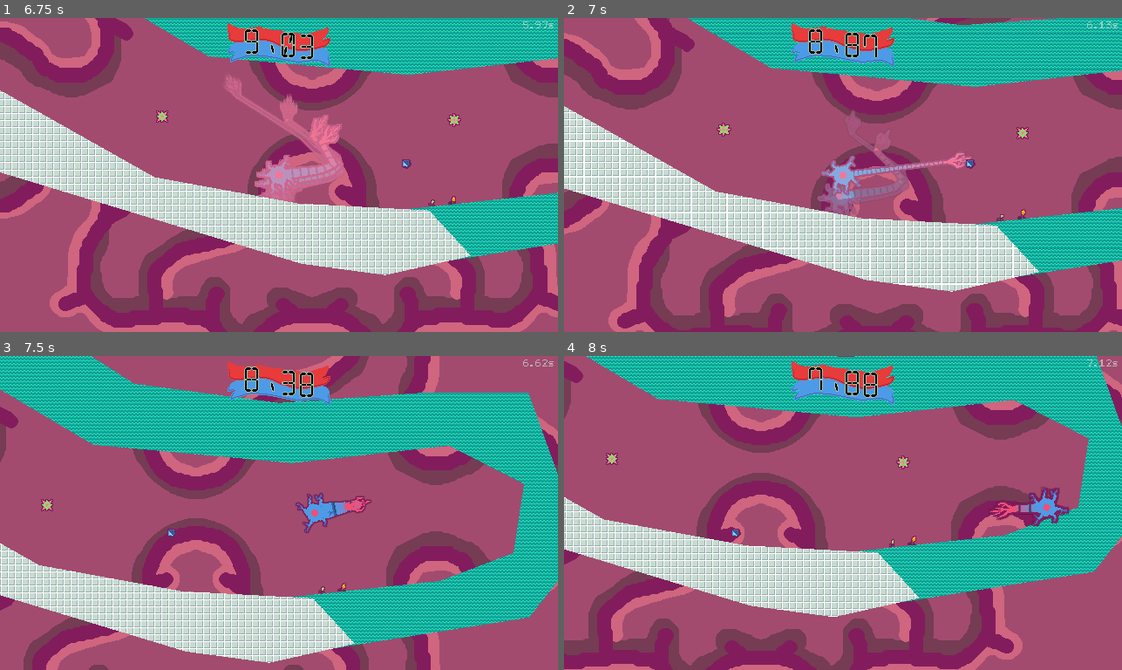
Above: before the commit, frames 1-4 (two rows, left to right).
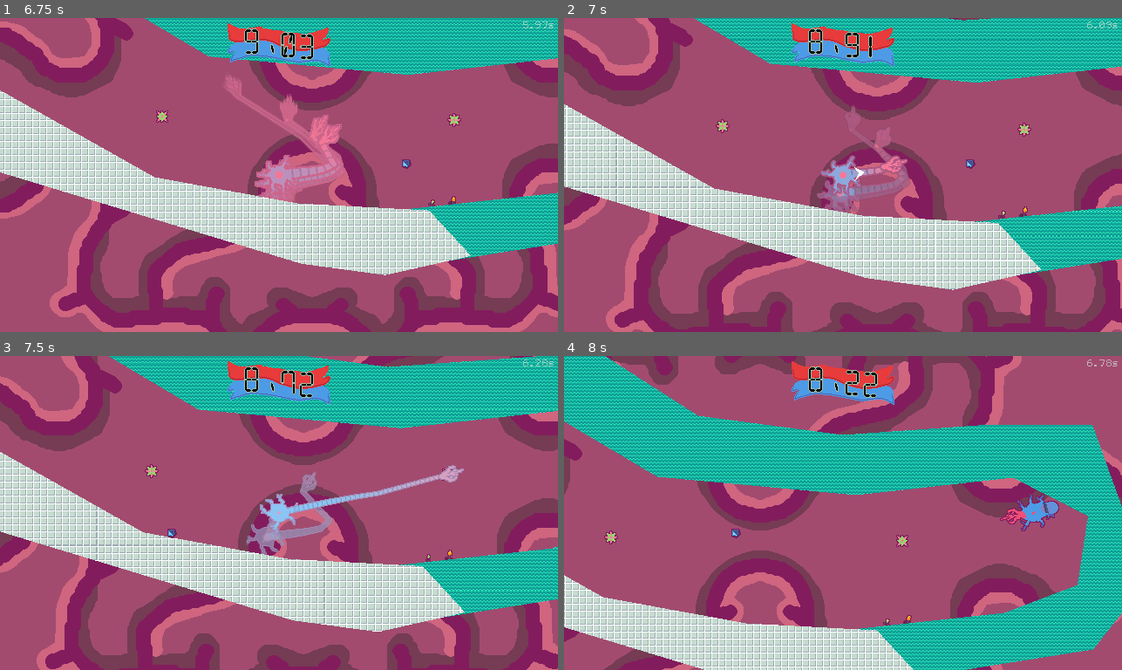
Above: after the commit, the same moments.

Repository: bnhrl/MomentumIsEverythingCountDown
Game: Godot game, scene res://Game/Levels/Level12/level_12.tscn
Two runs of this game, one before a commit and one after it. Both use one fixed random seed, a clock stepped at 60 frames per second and the inputs below. This scene is started directly instead of the project's main scene. Sound files missing from this copy of the repository are replaced by a short silence.
Inputs (mouse positions are in pixels of both pictures, inside the frame that each line leads up to):
- Up to frame 1 (6.75 s): move the mouse to (401, 159) at 0.52 s; hold D (right) 0.53-1.28 s; click (401, 159) at 0.6 s; move the mouse to (167, 190) at 1.27 s; hold S (down) 1.28-2.03 s; click (167, 190) at 1.35 s; move the mouse to (334, 105) at 2.02 s; hold D (right) 2.03-2.78 s; hold Space (reserve_ion) 2.03-2.78 s; click (334, 105) at 2.3 s; move the mouse to (251, 237) at 2.77 s; hold W (up) 2.78-3.53 s; click (251, 237) at 2.85 s; move the mouse to (446, 222) at 3.52 s; hold A (left) 3.53-5.03 s; click (446, 222) at 3.6 s; move the mouse to (111, 127) at 4.27 s; tap Space (reserve_ion) at 4.35 s; click (111, 127) at 4.55 s; move the mouse to (306, 175) at 5.02 s; hold S (down) 5.03-5.78 s; click (306, 175) at 5.1 s; move the mouse to (195, 96) at 5.77 s; hold D (right) 5.78-6.53 s; click (195, 96) at 5.85 s; move the mouse to (401, 159) at 6.52 s; hold W (up) from 6.53 s (still down); hold Space (reserve_ion) from 6.53 s (still down)
- Up to frame 2 (7 s): keep holding W (up); keep holding Space (reserve_ion); click (965, 159) at 6.8 s
- Up to frame 3 (7.5 s): move the mouse to (167, 528) at 7.27 s; release W (up) at 7.28 s; release Space (reserve_ion) at 7.28 s; hold D (right) from 7.28 s (still down); click (167, 528) at 7.35 s
- Up to frame 4 (8 s): keep holding D (right)

Frame 1 is identical in both runs. In frame 2, 28% of the frame differs, in the area x 0-100%, y 0-100%; in frame 3, 75%; in frame 4, 82%.

Commit message:
Fixed going over Level13 after completing the game, improved(?) intensify effect, KILLED brain fog

Diff:
--- a/Assets/Shaders/brain_fog_2d.gdshader
+++ b/Assets/Shaders/brain_fog_2d.gdshader
@@ -29,6 +29,7 @@
 	return uv;
 }
 
+// I don't actually know if this is what quantizing is. Don't @ me.
 vec4 quantize(vec4 input, float amount) {
 	input *= amount;
 	input = floor(input);
--- a/Assets/Shaders/effect_intensify.gdshader
+++ b/Assets/Shaders/effect_intensify.gdshader
@@ -1,16 +1,22 @@
 shader_type canvas_item;
 
 uniform sampler2D screen_texture : hint_screen_texture, repeat_disable, filter_nearest;
-uniform float rounding = 2;
+uniform float rounding = 10.0;
 
-float round_to_decimal(float num) {
-    return round(num * pow(10.0, float(rounding))) / pow(10.0, float(rounding));
+// I don't actually know if this is what quantizing is. Don't @ me.
+vec4 quantize(vec4 input, float amount) {
+	input *= amount;
+	input = floor(input);
+	input /= amount;
+	return input;
 }
 
 void fragment() {
-	vec4 color = texture(screen_texture, SCREEN_UV);
-	color.r = round_to_decimal(color.r);
-	color.g = round_to_decimal(color.g);
-	color.b = round_to_decimal(color.b);
+	vec2 uv = SCREEN_UV;
+	uv.x += sin(TIME)*0.01;
+	vec4 color = texture(screen_texture, uv);
+	color = quantize(color, rounding);
+	color.b *= clamp(rounding - 3.5, 0.67, 1.0);
+	color.g *= clamp(rounding - 3.5, 0.75, 1.0);
     COLOR = color;
 }
--- a/Game/Levels/_Base/level.gd
+++ b/Game/Levels/_Base/level.gd
@@ -3,6 +3,7 @@
 @export var outline_color := Color("3e3546")
 @onready var time_label: RichTextLabel = $UILayer/TimeLabel
 @onready var brain_fog: ColorRect = %BrainFog
+var brain_fog_enabled := false
 
 func _ready() -> void:
 	if Engine.is_editor_hint():
@@ -16,10 +17,14 @@
 		push_error("Navigation is not baked on " + name + "! Fix that!!")
 
 	Camera.set_bounds($Bounds.position, $Bounds.size + $Bounds.position)
-	%BrainFog.show()
-	%BrainFog.color.a = 0.0
-	%BrainFog.size = $Bounds.size
-	$BrainFog.position = $Bounds.position
+	brain_fog_enabled = Data.save_data.get("brain_fog", false)
+	if brain_fog_enabled:
+		%BrainFog.show()
+		%BrainFog.color.a = 0.0
+		%BrainFog.size = $Bounds.size
+		%BrainFog.position = $Bounds.position
+	else:
+		%BrainFog.queue_free()
 	PlayerManager.add_player(self)
 	PlayerManager.player.died.connect(player_dead)
 	PlayerManager.player.fog_intensified.connect(_player_ricocheted)
@@ -33,7 +38,8 @@
 func _process(delta: float) -> void:
 	if Engine.is_editor_hint(): return
 
-	_process_brain_fog(delta)
+	if brain_fog_enabled:
+		_process_brain_fog(delta)
 	if not completed:
 		time_elapsed += delta
 		time_label.text = str(snappedf(time_elapsed, 0.01)).pad_decimals(2) + "s"
@@ -107,7 +113,6 @@
 		await Scenes.faded
 		Effects.unintensify()
 	else:
-		Scenes.current_level += 1
 		Data.save()
 		var lvl := name.replacen("Level","")
 		Scenes.level_completed(int(lvl), time_elapsed)
@@ -152,7 +157,7 @@
 	brain_fog.color.a = LerpHelper.lf(brain_fog.color.a, brain_fogress * 0.075, 4.0, delta)
 
 func _player_ricocheted(ricochets: int) -> void:
-	if not Data.save_data.get("brain_fog", true): return
+	if not Data.save_data.get("brain_fog", false): return
 
 	%BrainFog.material.set_shader_parameter("scroll_dir", Vector2(randf_range(-1, 1), randf_range(-1, 1)))
 	%BrainFog.material.set_shader_parameter("offset", Vector2(randf_range(-10, 10), randf_range(-10, 10)))
--- a/Game/Player/player.gd
+++ b/Game/Player/player.gd
@@ -275,7 +275,9 @@
 var releasing_momentum := false
 @onready var reserve_cooldown: Timer = $ReserveCooldown
 func _process_momentum_ability() -> void:
-	if grappled_object or retracting_tail or not reserve_cooldown.is_stopped(): return
+	if grappled_object or retracting_tail or not reserve_cooldown.is_stopped():
+		holding_store_button = false
+		return
 
 	if stored_momentum > 0.0 and not holding_store_button:
 		if Input.is_action_pressed("reserve_ion"): # Choosing direction
--- a/UI/Settings/settings.gd
+++ b/UI/Settings/settings.gd
@@ -5,7 +5,7 @@
 	_ready_background()
 	$SliderMusic.value = Data.save_data.get("vol_mus", 100.0)
 	$SliderSFX.value = Data.save_data.get("vol_sfx", 100.0)
-	$CheckBrainFog.button_pressed = Data.save_data.get("brain_fog", true)
+	$CheckBrainFog.button_pressed = Data.save_data.get("brain_fog", false)
 	$CheckVSync.button_pressed = Data.save_data.get("vsync", true)
 
 func _process(delta: float) -> void:
--- a/UI/Settings/settings.tscn
+++ b/UI/Settings/settings.tscn
@@ -122,8 +122,10 @@
 material = SubResource("ShaderMaterial_v3ito")
 
 [node name="ColorRect" type="ColorRect" parent="Background" unique_id=1640775359]
-offset_right = 640.0
-offset_bottom = 360.0
+offset_left = -30.0
+offset_top = -30.0
+offset_right = 670.0
+offset_bottom = 390.0
 color = Color(0, 0, 0, 1)
 
 [node name="Background3" type="Sprite2D" parent="Background" unique_id=1045422618]
@@ -304,7 +306,6 @@
 offset_bottom = 192.0
 theme_override_icons/checked = ExtResource("14_y0l5p")
 theme_override_icons/unchecked = ExtResource("15_7rk7i")
-button_pressed = true
 icon_alignment = 2
 script = ExtResource("9_van1q")
 
--- a/_Globals/Effects/_Effects.gd
+++ b/_Globals/Effects/_Effects.gd
@@ -1,9 +1,11 @@
 extends CanvasLayer
 
 
+func _ready() -> void:
+	$EffectLayer1/Intensify.hide()
+
 func _process(delta: float) -> void:
 	_process_screen_effects(delta)
-
 
 
 # Afterimages?
@@ -25,7 +27,7 @@
 	$EffectLayer0/Brighten.material.set_shader_parameter("mult", _brighten)
 
 	if intensifying:
-		i = LerpHelper.lf(i, 0.333, 5.0, delta)
+		i = LerpHelper.lf(i, 3.5, 8.0, delta)
 		$EffectLayer1/Intensify.material.set_shader_parameter("rounding", i)
 
 var _brighten := 0.0
@@ -33,12 +35,12 @@
 	_brighten = amount
 
 var intensifying := false
-var i := 10.0
+var i := 100.0
 var i_up := false
 
 func intensify() -> void:
 	intensifying = true
-	i = 10.0
+	i = 100.0
 	$EffectLayer1/Intensify.show()
 
 func unintensify() -> void:
--- a/_Globals/Effects/effects_layer.tscn
+++ b/_Globals/Effects/effects_layer.tscn
@@ -3,7 +3,7 @@
 [ext_resource type="Script" uid="uid://c15b4fbsq0j5v" path="res://_Globals/Effects/_Effects.gd" id="1_btiq3"]
 [ext_resource type="Shader" uid="uid://jbfxqqvwcrlx" path="res://Assets/Shaders/effect_intensify.gdshader" id="2_ubn7f"]
 [ext_resource type="Shader" uid="uid://dhtqxbym460ta" path="res://Assets/Shaders/effect_brighten.gdshader" id="3_2inh8"]
-[ext_resource type="Shader" uid="uid://bxqrghscsqtx0" path="res://Assets/Shaders/obscur.gdshader" id="4_2inh8"]
+[ext_resource type="Shader" uid="uid://bxqrghscsqtx0" path="res://Assets/Shaders/effect_obscur.gdshader" id="4_2inh8"]
 
 [sub_resource type="ShaderMaterial" id="ShaderMaterial_esxch"]
 shader = ExtResource("4_2inh8")
@@ -34,6 +34,7 @@
 [node name="EffectLayer1" type="CanvasLayer" parent="." unique_id=646894591]
 
 [node name="Intensify" type="ColorRect" parent="EffectLayer1" unique_id=307774675]
+visible = false
 material = SubResource("ShaderMaterial_c6smh")
 offset_right = 640.0
 offset_bottom = 360.0
--- a/_Globals/Scenes/_Scenes.gd
+++ b/_Globals/Scenes/_Scenes.gd
@@ -71,5 +71,5 @@
 var current_level := 1
 func level_completed(level: int, time := -1.0) -> void:
 	Data.add_best_time(level, time)
-	if level >= current_level and level < 12:
+	if level >= current_level and current_level <= 12:
 		current_level += 1
--- a/project.godot
+++ b/project.godot
@@ -83,39 +83,52 @@
 "deadzone": 0.2,
 "events": [Object(InputEventKey,"resource_local_to_scene":false,"resource_name":"","device":-1,"window_id":0,"alt_press …(192 unchanged characters)…
 , Object(InputEventKey,"resource_local_to_scene":false,"resource_name":"","device":-1,"window_id":0,"alt_pressed":false …(186 unchanged characters)…
+, Object(InputEventJoypadMotion,"resource_local_to_scene":false,"resource_name":"","device":-1,"axis":1,"axis_value":-1.0,"script":null)
+, Object(InputEventJoypadButton,"resource_local_to_scene":false,"resource_name":"","device":-1,"button_index":11,"pressure":0.0,"pressed":false,"script":null)
 ]
 }
 left={
 "deadzone": 0.2,
 "events": [Object(InputEventKey,"resource_local_to_scene":false,"resource_name":"","device":-1,"window_id":0,"alt_press …(191 unchanged characters)…
 , Object(InputEventKey,"resource_local_to_scene":false,"resource_name":"","device":-1,"window_id":0,"alt_pressed":false …(186 unchanged characters)…
+, Object(InputEventJoypadMotion,"resource_local_to_scene":false,"resource_name":"","device":-1,"axis":0,"axis_value":-1.0,"script":null)
+, Object(InputEventJoypadButton,"resource_local_to_scene":false,"resource_name":"","device":-1,"button_index":13,"pressure":0.0,"pressed":false,"script":null)
 ]
 }
 down={
 "deadzone": 0.2,
 "events": [Object(InputEventKey,"resource_local_to_scene":false,"resource_name":"","device":-1,"window_id":0,"alt_press …(192 unchanged characters)…
 , Object(InputEventKey,"resource_local_to_scene":false,"resource_name":"","device":-1,"window_id":0,"alt_pressed":false …(186 unchanged characters)…
+, Object(InputEventJoypadMotion,"resource_local_to_scene":false,"resource_name":"","device":-1,"axis":1,"axis_value":1.0,"script":null)
+, Object(InputEventJoypadButton,"resource_local_to_scene":false,"resource_name":"","device":-1,"button_index":12,"pressure":0.0,"pressed":false,"script":null)
 ]
 }
 right={
 "deadzone": 0.2,
 "events": [Object(InputEventKey,"resource_local_to_scene":false,"resource_name":"","device":-1,"window_id":0,"alt_press …(192 unchanged characters)…
 , Object(InputEventKey,"resource_local_to_scene":false,"resource_name":"","device":-1,"window_id":0,"alt_pressed":false …(186 unchanged characters)…
+, Object(InputEventJoypadMotion,"resource_local_to_scene":false,"resource_name":"","device":-1,"axis":0,"axis_value":1.0,"script":null)
+, Object(InputEventJoypadButton,"resource_local_to_scene":false,"resource_name":"","device":-1,"button_index":14,"pressure":0.0,"pressed":false,"script":null)
 ]
 }
 grapple={
 "deadzone": 0.2,
 "events": [Object(InputEventMouseButton,"resource_local_to_scene":false,"resource_name":"","device":-1,"window_id":0,"a …(258 unchanged characters)…
+, Object(InputEventJoypadButton,"resource_local_to_scene":false,"resource_name":"","device":-1,"button_index":0,"pressure":0.0,"pressed":false,"script":null)
+, Object(InputEventJoypadMotion,"resource_local_to_scene":false,"resource_name":"","device":-1,"axis":5,"axis_value":1.0,"script":null)
 ]
 }
 button_press={
 "deadzone": 0.2,
 "events": [Object(InputEventMouseButton,"resource_local_to_scene":false,"resource_name":"","device":-1,"window_id":0,"a …(258 unchanged characters)…
+, Object(InputEventJoypadButton,"resource_local_to_scene":false,"resource_name":"","device":-1,"button_index":0,"pressure":0.0,"pressed":false,"script":null)
+, Object(InputEventJoypadMotion,"resource_local_to_scene":false,"resource_name":"","device":-1,"axis":5,"axis_value":1.0,"script":null)
 ]
 }
 escape={
 "deadzone": 0.2,
 "events": [Object(InputEventKey,"resource_local_to_scene":false,"resource_name":"","device":-1,"window_id":0,"alt_press …(195 unchanged characters)…
+, Object(InputEventJoypadButton,"resource_local_to_scene":false,"resource_name":"","device":-1,"button_index":6,"pressure":0.0,"pressed":false,"script":null)
 ]
 }
 fullscreen={
@@ -123,11 +136,13 @@
 "events": [Object(InputEventKey,"resource_local_to_scene":false,"resource_name":"","device":-1,"window_id":0,"alt_press …(195 unchanged characters)…
 , Object(InputEventKey,"resource_local_to_scene":false,"resource_name":"","device":-1,"window_id":0,"alt_pressed":false …(186 unchanged characters)…
 , Object(InputEventKey,"resource_local_to_scene":false,"resource_name":"","device":16,"window_id":0,"alt_pressed":true, …(185 unchanged characters)…
+, Object(InputEventJoypadButton,"resource_local_to_scene":false,"resource_name":"","device":-1,"button_index":5,"pressure":0.0,"pressed":false,"script":null)
 ]
 }
 restart={
 "deadzone": 0.2,
 "events": [Object(InputEventKey,"resource_local_to_scene":false,"resource_name":"","device":-1,"window_id":0,"alt_press …(192 unchanged characters)…
+, Object(InputEventJoypadButton,"resource_local_to_scene":false,"resource_name":"","device":-1,"button_index":4,"pressure":0.0,"pressed":false,"script":null)
 ]
 }
 reserve_ion={
@@ -135,6 +150,8 @@
 "events": [Object(InputEventKey,"resource_local_to_scene":false,"resource_name":"","device":-1,"window_id":0,"alt_press …(191 unchanged characters)…
 , Object(InputEventKey,"resource_local_to_scene":false,"resource_name":"","device":-1,"window_id":0,"alt_pressed":false …(186 unchanged characters)…
 , Object(InputEventMouseButton,"resource_local_to_scene":false,"resource_name":"","device":-1,"window_id":0,"alt_presse …(248 unchanged characters)…
+, Object(InputEventJoypadButton,"resource_local_to_scene":false,"resource_name":"","device":-1,"button_index":1,"pressure":0.0,"pressed":false,"script":null)
+, Object(InputEventJoypadMotion,"resource_local_to_scene":false,"resource_name":"","device":-1,"axis":4,"axis_value":1.0,"script":null)
 ]
 }
 debug={
Renamed: Assets/Shaders/obscur.gdshader -> Assets/Shaders/effect_obscur.gdshader
Renamed: Assets/Shaders/obscur.gdshader.uid -> Assets/Shaders/effect_obscur.gdshader.uid
